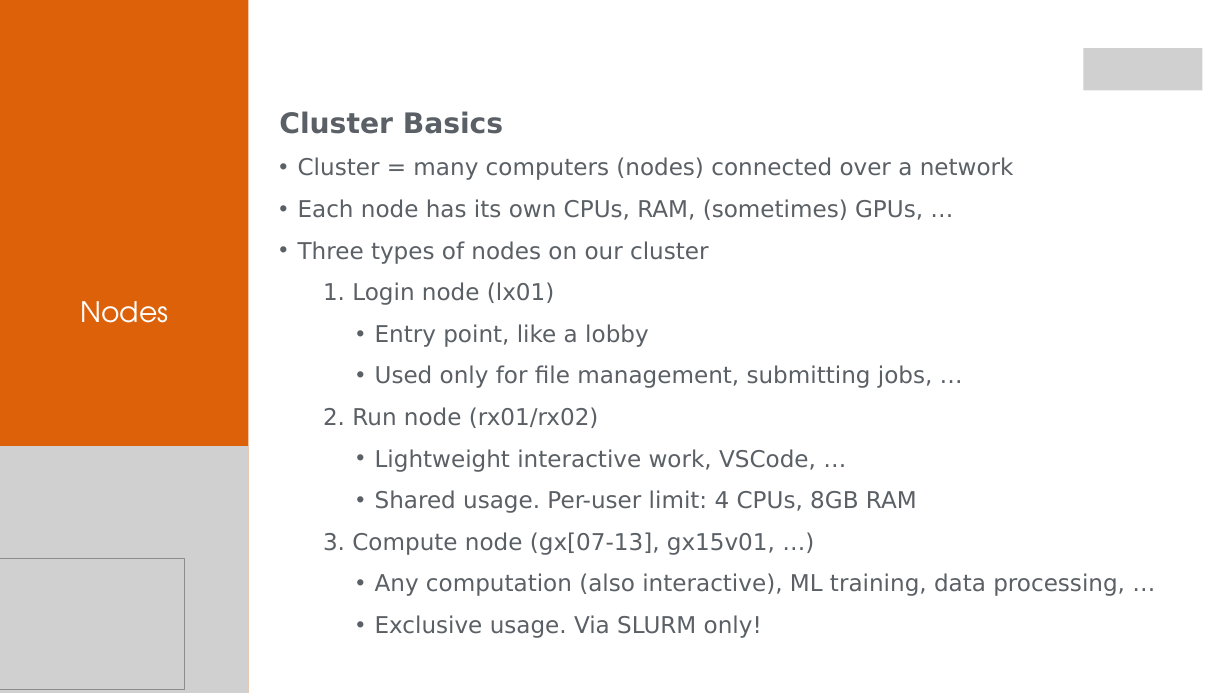
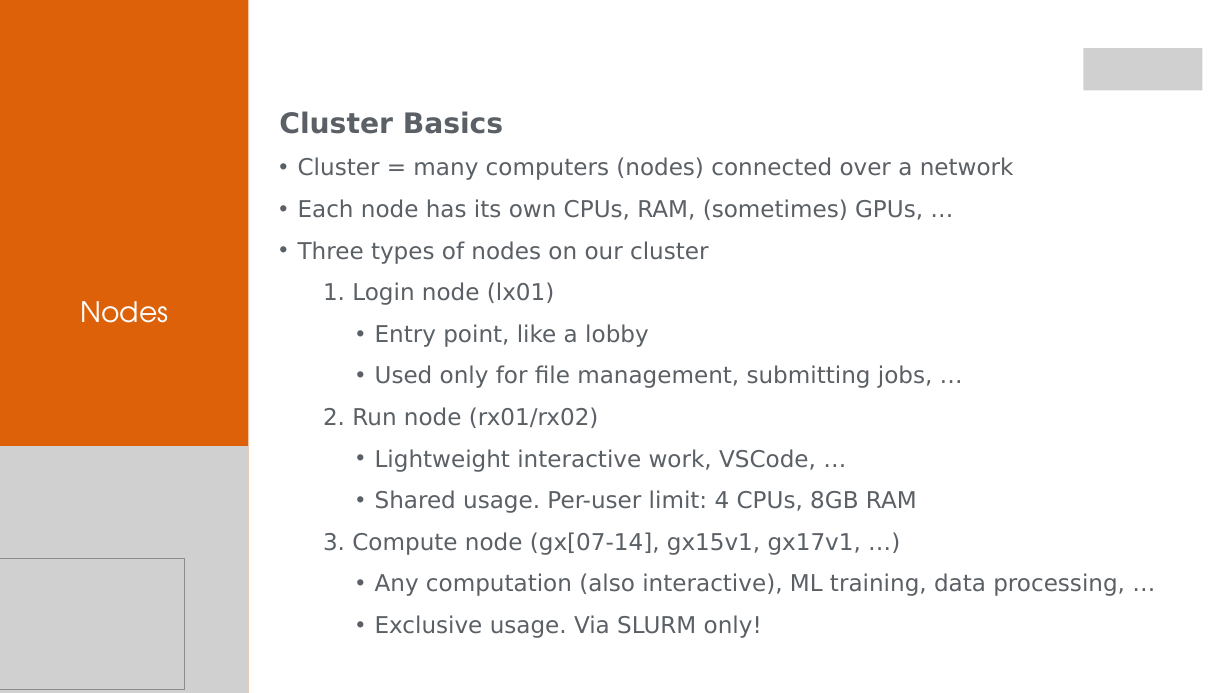
Before and after one commit to aihpi/workshop-slurm, a slide deck: slide 11 of slides/workshop-slurm.pptx. Drawn at 1232x693 pixels with LibreOffice and Linux fonts; fonts in the diff are those of the drawing; grey boxes stand for pictures. Boxes give left, top, right and bottom in pixels: in the first picture for what was removed or moved away, otherwise in the second. Text is boxed around its words. In the diff, an @@ line names an element or a change of style, - is before the commit and + after.

```diff
--- a/slides/workshop-slurm.pptx
+++ b/slides/workshop-slurm.pptx
@@ text at <box>323,532,861,555</box>: text changed @@
-  3. Compute node (gx[07-13], gx15v01, …)
+  3. Compute node (gx[07-14], gx15v1, gx17v1, …)
```
Also in this commit, not shown: 13 other slides changed, 2 slides added, 2 slides removed, 1 other file.
